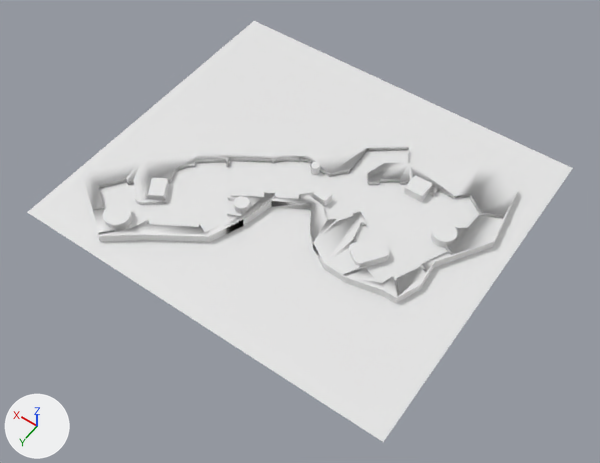
Two versions of the COLLADA model bin/data/FieldDay 2012 3D.dae, one commit apart.
The view is the same before and after, from a 50 mm lens placed at (-0.236, 1.383, 1.384), pointed at (0.412, 0.476, -0.041). The lights are fixed; the arrows at lower left show +X, +Y and +Z. Materials are left out; every surface is plain grey. Where no turn or scale is listed for an object, it has been applied to the vertices. Vertices at the same position are counted once.

In view in the first picture: 'SketchUp', 'group_0'.
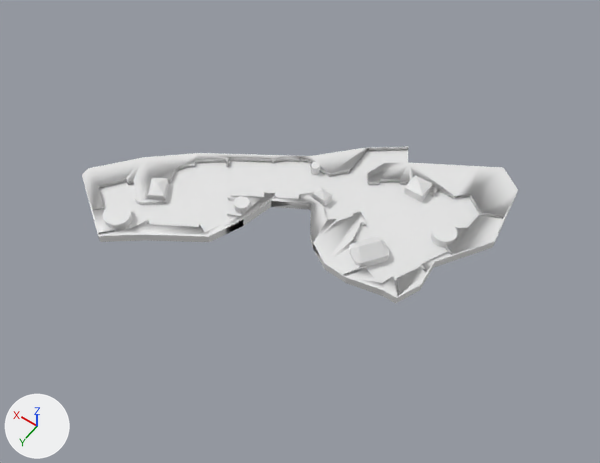
The change, as a diff of the scene's bpy script:
```diff
--- a/bin/data/FieldDay 2012 3D.dae.py
+++ b/bin/data/FieldDay 2012 3D.dae.py
@@ me_sketchup @@
 # used by ob_sketchup; location = (0.0, 0.0, 0.0)
 # verts and faces of me_sketchup; kept vertices keep their numbers, new ones are numbered from 376
 # before: 304 (0.266, 0.248, 0.03) at pixel (415, 174), 305 (0.266, 0.292, 0.03) at pixel (404, 187), 306 (0.222, 0.248, 0.03) at pixel (432, 183), 307 (0.222, 0.292, 0.03) at pixel (422, 196)
 # before: 312 (0.414, 0.397, 0.03) at pixel (320, 186), 313 (0.382, 0.4, 0.03) at pixel (332, 194), 314 (0.384, 0.423, 0.03) at pixel (325, 201), 315 (0.417, 0.42, 0.03) at pixel (313, 193)
 # before: 320 (0.727, 0.588, 0.03) at pixel (151, 177), 321 (0.698, 0.57, 0.03) at pixel (167, 178), 322 (0.672, 0.611, 0.03) at pixel (163, 195), 323 (0.701, 0.629, 0.03) at pixel (147, 194)
-me_sketchup.from_pydata(...)  # 376 vertices, 714 faces; spans x 0.0..0.9, y 0.0..0.8, z 0.0..0.03
+me_sketchup.from_pydata(...)  # 325 vertices, 618 faces; spans x 0.11..0.749, y 0.248..0.736, z 0.01..0.05
+# me_sketchup part 1: the loose piece of 56 vertices spanning x 0.0..0.9, y 0.0..0.8, z 0.0 is deleted
+# me_sketchup part 2
+# 30 faces are deleted
+# 2 vertices are added at (0.223, 0.458, 0.05), (0.252, 0.498, 0.05)
+# 34 new faces join them
+# me_sketchup part 3
+delete_faces([(304, 307, 306), (304, 305, 307)])
+verts[378] = (0.244, 0.27, 0.04)  # pixel (419, 182)
+faces += [(304, 305, 378), (304, 378, 306), (306, 378, 307), (305, 307, 378)]
+# me_sketchup part 4
+delete_faces([(312, 314, 313), (312, 315, 314)])
+verts[379] = (0.399, 0.41, 0.04)  # pixel (322, 190)
+faces += [(312, 379, 313), (313, 379, 314), (314, 379, 315), (312, 315, 379)]
+# me_sketchup part 5
+delete_faces([(321, 323, 322), (320, 323, 321)])
+verts[380] = (0.7, 0.599, 0.04)  # pixel (157, 183)
+faces += [(320, 380, 321), (321, 380, 322), (322, 380, 323), (320, 323, 380)]
```

Changed parts and their boxes (x1, y1, x2, y2) in the pictures (600 x 463 px; the box of a moved part takes in the faces that stretch with it):
'SketchUp', reshaped (35% narrower, 75% shorter): before (27, 21, 573, 442); after (103, 162, 457, 267)
part 1 of me_sketchup, deleted: before (27, 21, 573, 442)
part 2 of me_sketchup, moved or reshaped: (350, 237, 389, 263) in both
part 3 of me_sketchup, built on: (405, 175, 432, 196) in both
part 4 of me_sketchup, built on: (313, 187, 332, 201) in both
part 5 of me_sketchup, built on: (148, 178, 167, 196) in both
